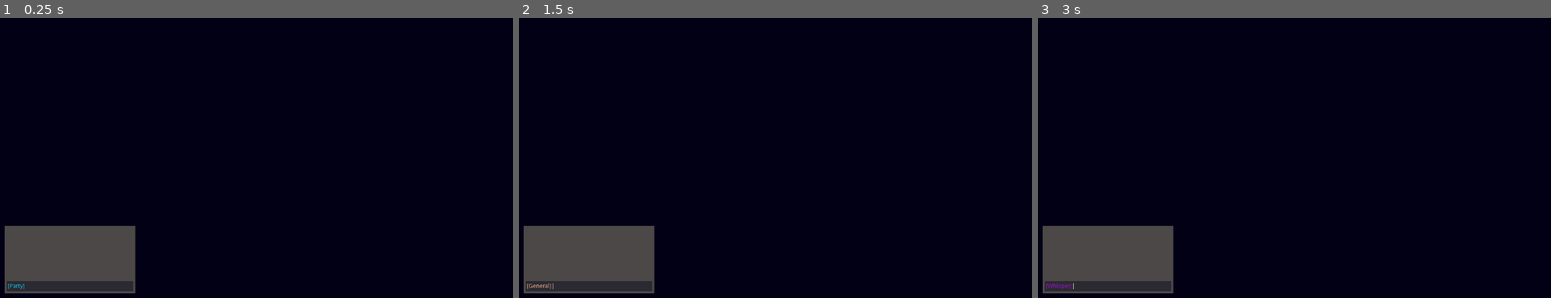
Above: before the commit, frames 1-3 (left to right).
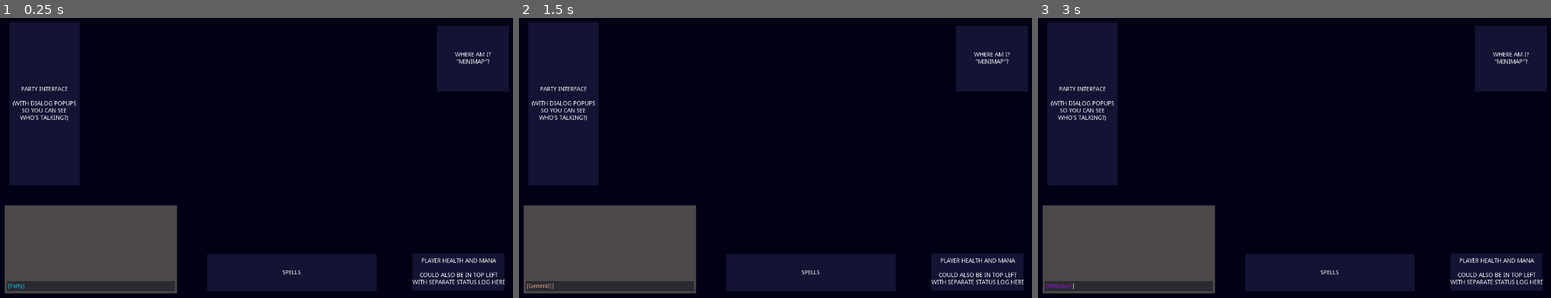
Above: after the commit, the same moments.

Repository: olive20xx/White-Mage-Biz
Game: Godot game, scene res://Scenes/UI.tscn
The game is run twice, just before and just after one commit, with the same random seed, the same clock (stepped at 60 frames per second) and the same inputs.
Inputs:
- Up to frame 1 (0.25 s): no input
- Up to frame 2 (1.5 s): tap Enter (ui_accept) at 0.5, 0.77, 1.25 s; hold Tab (chat_channel_next) 0.53-1.28 s; tap Tab (chat_channel_next) at 1.35 s
- Up to frame 3 (3 s): tap Enter (ui_accept) at 1.52, 2, 2.75 s; hold Tab (chat_channel_next) 2.03-2.78 s; tap Tab (chat_channel_next) at 2.85 s

The runs differ from the first frame. In frame 1, 22% of the frame differs, in the area x 0-100%, y 1-99%; in frame 2, 22%; in frame 3, 22%.

Commit message:
Mocked up UI
Added a bunch of placeholders (party, player status, spells, minimap)

Diff:
--- a/ChatBox.gd
+++ b/ChatBox.gd
@@ -51,7 +51,6 @@
 # then grab focus again with Enter without sending the leftover text
 func on_text_entered(new_text):
 	if new_text != '':
-		print(new_text)
 		add_message(user_name, new_text, group_index)
 		inputField.text = ''
 
--- a/Scenes/UI.tscn
+++ b/Scenes/UI.tscn
@@ -19,6 +19,98 @@
 
 [node name="ChatBox" parent="." instance=ExtResource( 1 )]
 margin_left = 50.7968
-margin_top = -200.797
-margin_right = 350.797
+margin_top = -250.0
+margin_right = 450.0
 margin_bottom = -50.7969
+
+[node name="Placeholder" type="ColorRect" parent="."]
+margin_left = 1013.35
+margin_top = 579.181
+margin_right = 1231.35
+margin_bottom = 667.181
+color = Color( 0.0784314, 0.0823529, 0.207843, 1 )
+__meta__ = {
+"_edit_use_anchors_": false
+}
+
+[node name="P Text" type="Label" parent="Placeholder"]
+anchor_right = 1.0
+anchor_bottom = 1.0
+text = "Player Health and Mana
+
+could also be in top left
+with separate status log here"
+align = 1
+valign = 1
+uppercase = true
+__meta__ = {
+"_edit_use_anchors_": false
+}
+
+[node name="Placeholder4" type="ColorRect" parent="."]
+margin_left = 526.0
+margin_top = 581.0
+margin_right = 928.0
+margin_bottom = 669.0
+color = Color( 0.0784314, 0.0823529, 0.207843, 1 )
+__meta__ = {
+"_edit_use_anchors_": false
+}
+
+[node name="P Text" type="Label" parent="Placeholder4"]
+anchor_right = 1.0
+anchor_bottom = 1.0
+text = "Spells"
+align = 1
+valign = 1
+uppercase = true
+__meta__ = {
+"_edit_use_anchors_": false
+}
+
+[node name="Placeholder2" type="ColorRect" parent="."]
+margin_left = 1071.0
+margin_top = 39.0
+margin_right = 1242.0
+margin_bottom = 195.0
+color = Color( 0.0784314, 0.0823529, 0.207843, 1 )
+__meta__ = {
+"_edit_use_anchors_": false
+}
+
+[node name="P text" type="Label" parent="Placeholder2"]
+anchor_right = 1.0
+anchor_bottom = 1.0
+text = "WHERE AM I?
+\"minimap\"?"
+align = 1
+valign = 1
+uppercase = true
+__meta__ = {
+"_edit_use_anchors_": false
+}
+
+[node name="Placeholder3" type="ColorRect" parent="."]
+margin_left = 57.0
+margin_top = 31.0
+margin_right = 224.0
+margin_bottom = 418.0
+color = Color( 0.0784314, 0.0823529, 0.207843, 1 )
+__meta__ = {
+"_edit_use_anchors_": false
+}
+
+[node name="P text" type="Label" parent="Placeholder3"]
+anchor_right = 1.0
+anchor_bottom = 1.0
+text = "Party interface
+
+(with dialog popups
+so you can see
+who's talking?)"
+align = 1
+valign = 1
+uppercase = true
+__meta__ = {
+"_edit_use_anchors_": false
+}
